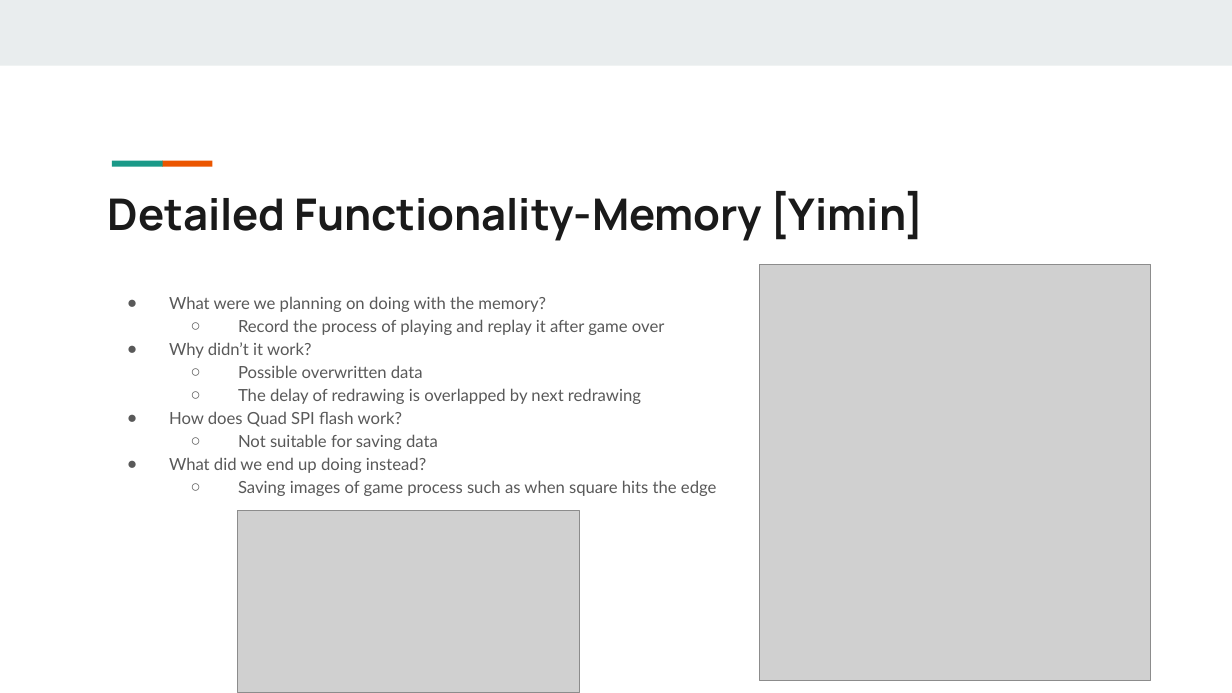
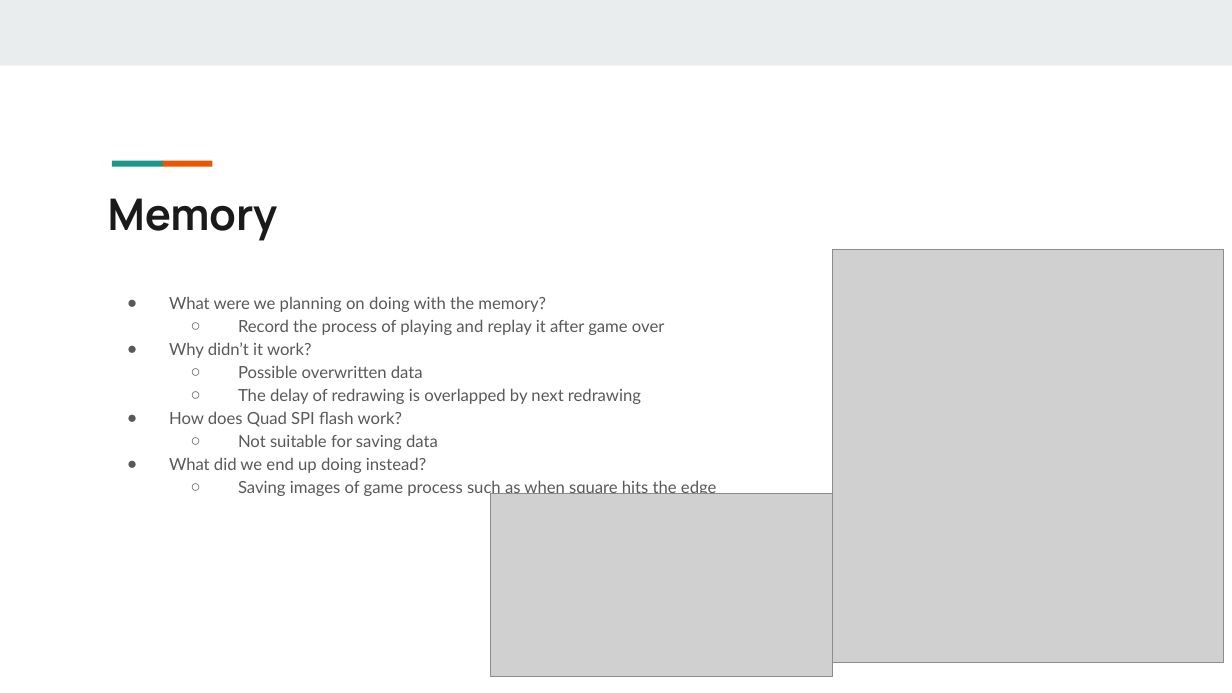
Before and after one commit to xu842251462/EC551_Final_Project, a slide deck: slide 9 of Bringing the Analog World to Digital Design_EC551_Final Project.pptx (slide 7 before the commit). Drawn at 1232x693 pixels with LibreOffice and Linux fonts; fonts in the diff are those of the drawing; grey boxes stand for pictures. Boxes give left, top, right and bottom in pixels: in the first picture for what was removed or moved away, otherwise in the second. Text is boxed around its words. In the diff, an @@ line names an element or a change of style, - is before the commit and + after.

```diff
--- a/Bringing the Analog World to Digital Design_EC551_Final Project.pptx
+++ b/Bringing the Analog World to Digital Design_EC551_Final Project.pptx
@@ title at (108, 198, 278, 241): text changed @@
-Detailed Functionality-Memory [Yimin]
+Memory
@@ picture: place and size @@
-picture at (760, 264, 1151, 681)
+picture at (833, 250, 1224, 662)
@@ picture: place and size @@
-picture at (238, 510, 579, 693)
+picture at (491, 494, 833, 677)
```
Also in this commit, not shown: 4 other slides changed, 11 slides added, 10 slides removed.
